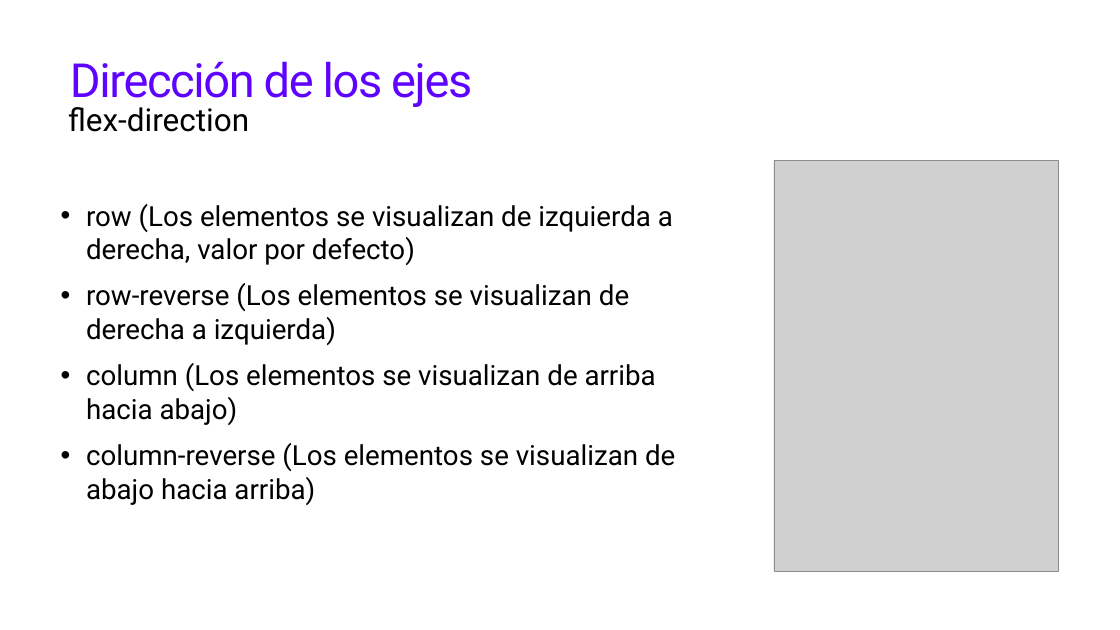
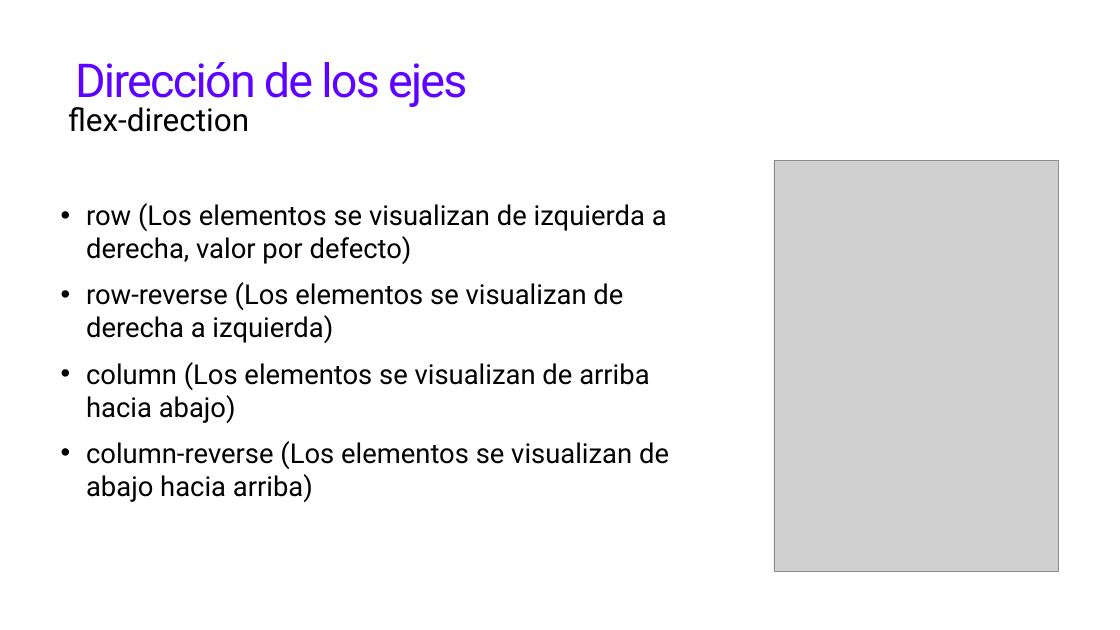
Before and after one commit to fcallipo/Labo-2-CSTC, a slide deck: slide 17 of Taller de Innovaciones Tecnológica/Unidad 4/6 - CSS parte 3.pptx. Drawn at 1120x630 pixels with LibreOffice and Linux fonts; fonts in the diff are those of the drawing; grey boxes stand for pictures. Boxes give left, top, right and bottom in pixels: in the first picture for what was removed or moved away, otherwise in the second. Text is boxed around its words. In the diff, an @@ line names an element or a change of style, - is before the commit and + after.

```diff
--- a/Taller de Innovaciones Tecnológica/Unidad 4/6 - CSS parte 3.pptx
+++ b/Taller de Innovaciones Tecnológica/Unidad 4/6 - CSS parte 3.pptx
@@ title "Dirección de los ejes" at (x1=75, y1=62, x2=468, y2=108): size 80.6 to 80 pt, letter spacing -2.4 to -3 pt @@
@@ text "row (Los elementos se visualizan ..." at (x1=86, y1=203, x2=669, y2=502): size 47.5 to 47 pt @@
```
Also in this commit, not shown: 25 other slides changed, 18 other files.
